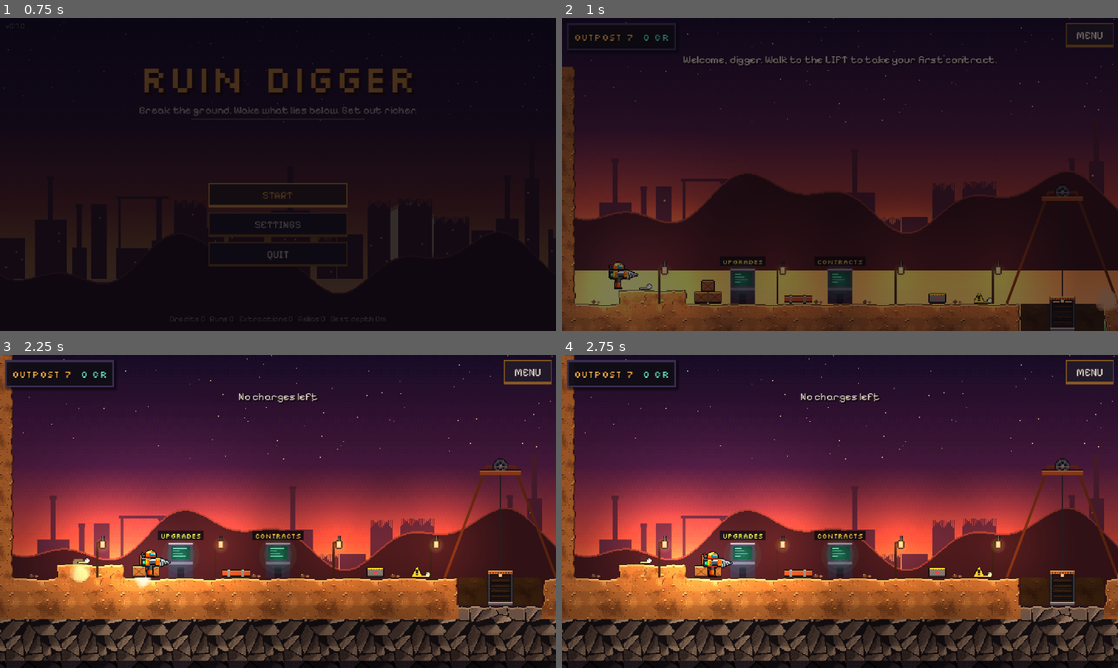
Above: before the commit, frames 1-4 (two rows, left to right).
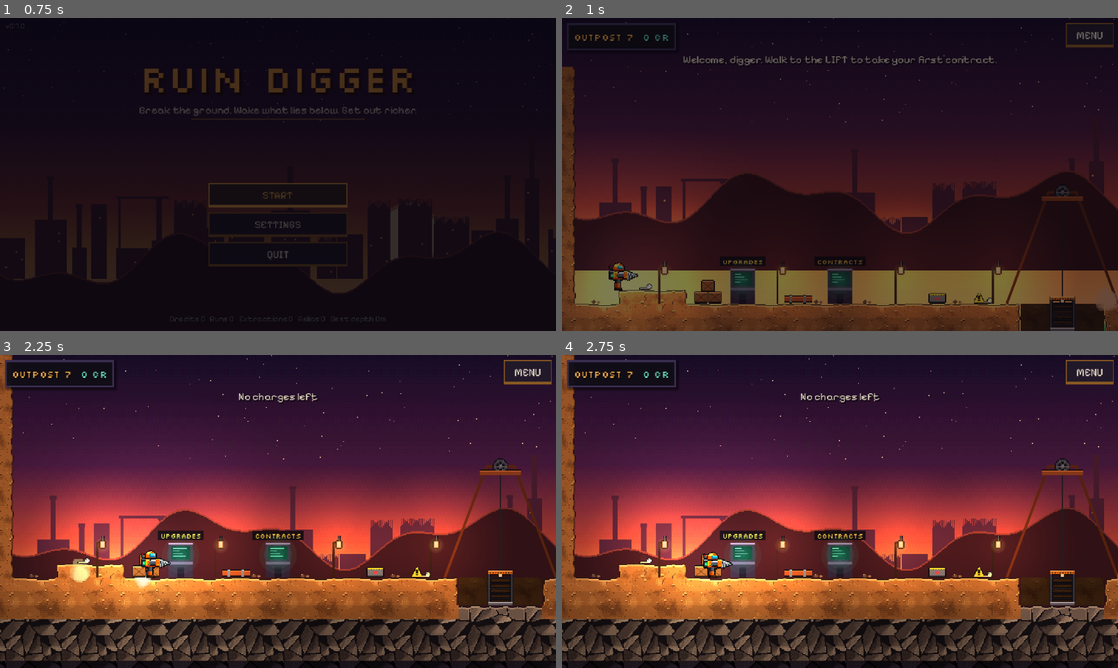
Above: after the commit, the same moments.

Repository: narmanb/ruindigger
Game: Godot game, scene res://src/main.tscn
Same seed, same stepped clock (60 frames per second), same inputs: the game is played once before the commit and once after it.
Inputs (mouse positions are in pixels of both pictures, inside the frame that each line leads up to):
- Up to frame 1 (0.75 s): click "START" at 0.5 s
- Up to frame 2 (1 s): no input
- Up to frame 3 (2.25 s): tap Enter (ui_accept) at 1.25 s; move the mouse to (400, 495) at 1.27 s; hold D (move_right) 1.28-2 s; hold J (drill) 1.28-2 s; tap K (charge) at 1.35 s; click (400, 495) at 1.42 s; tap Space (jump) at 1.52 s; drag from (166, 527) to (250, 574) at 2.02 s
- Up to frame 4 (2.75 s): no input

Frame 1 is identical in both runs. In frame 2, 0.1% of the frame differs, in the area x 8-14%, y 77-88%; in frame 3, 0.2%, in the area x 25-31%, y 62-72%; in frame 4, 0.2%.

Commit message:
Plant the digger's feet on the visible rock
Tile tops are rough and corner-rounded (0-4 px below the cell top), so the
sprite floated above the drawn ground. TerrainView.surface_depth reads the
drawn surface from the atlas image; the player sinks its sprites onto the
highest point under its feet while grounded (max 4 px), and eases back in
the air. Collision is unchanged. Fun suite +4 checks.

Co-Authored-By: Claude Opus 5.5 <noreply@anthropic.com>
Claude-Session: https://claude.ai/code/session_0138F4YZBGuyEGS2A96HVeB3

Diff:
--- a/src/autoload/balance.gd
+++ b/src/autoload/balance.gd
@@ -185,6 +185,7 @@
 const SCAFFOLD_CELL_COST := 1
 const SCAFFOLD_MAX_LEN := 120
 const SCAFFOLD_BUILD_RATE := 60.0   # cells per second
+const FOOT_SINK_MAX := 4             # px the sprite may sink onto rough ground
 const CAMERA_LOOK_AHEAD := 0.11     # fraction of the visible width
 const CHARGE_PRICE := 25
 const CHARGES_FREE := 2
--- a/src/player/player.gd
+++ b/src/player/player.gd
@@ -644,6 +644,32 @@
 
 
 # ---------------------------------------------------------------------------
+## The visible ground is rough: lower the sprites onto the rock under the
+## feet (the collider still stands on the cell top). Uses the higher foot.
+var _sink := 0.0
+
+
+func _foot_sink() -> float:
+	if not is_on_floor() or on_ladder or mine == null:
+		return 0.0
+	var view = mine.get("view")
+	if not (view is TerrainView):
+		return 0.0
+	var feet_y := global_position.y + HALF.y + 1.0
+	var cy := int(floor(feet_y / Balance.CELL))
+	# only when the collider really stands on that cell's top
+	if absf(cy * Balance.CELL - (global_position.y + HALF.y)) > 1.5:
+		return 0.0
+	var best := 99
+	for fx in [-3.0, 0.0, 3.0]:
+		var wx: float = global_position.x + fx
+		var c: Vector2i = grid.world_to_cell(Vector2(wx, feet_y))
+		if not grid.is_solid(c.x, c.y):
+			continue
+		best = mini(best, (view as TerrainView).surface_depth(wx, cy))
+	return 0.0 if best == 99 else float(mini(best, Balance.FOOT_SINK_MAX))
+
+
 func _animate(delta: float, ax: float) -> void:
 	_anim_t += delta
 	var anims: Dictionary = meta.get("anims", {})
@@ -677,6 +703,8 @@
 	var vib := Vector2.ZERO
 	if drilling:
 		vib = Vector2(randf_range(-0.6, 0.6), randf_range(-0.5, 0.5)).round()
+	_sink = move_toward(_sink, _foot_sink(), delta * 60.0)
+	vib.y += round(_sink)
 	body_sprite.position = vib
 	# drill arm at the shoulder point of this frame
 	var shoulders: Array = meta.get("shoulders", [])
--- a/src/terrain/terrain_view.gd
+++ b/src/terrain/terrain_view.gd
@@ -264,6 +264,38 @@
 	return Rect2((bi % ATLAS_COLS) * 256 + (t % 16) * C, (bi / ATLAS_COLS) * 256 + (t / 16) * C, C, C)
 
 
+## How far below the top of its cell the drawn surface sits at world x, in
+## pixels, for an exposed solid cell in row `cy` (0 when the cell is not an
+## exposed top). The tiles' top edges are rough and rounded at the corners;
+## the player uses this to plant its feet on the rock you can see. Read from
+## the atlas image itself, so it always matches the art.
+var _atlas_img: Image
+var _depth_cache: Dictionary = {}
+
+
+func surface_depth(wx: float, cy: int) -> int:
+	var x := int(floor(wx / C))
+	if not grid.in_bounds(x, cy) or not grid.is_solid(x, cy) or grid.is_solid(x, cy - 1):
+		return 0
+	var m := grid.get_mat(x, cy)
+	var r := tile_rect(m, grid.get_stratum(x, cy), grid.edge_mask(x, cy), x, cy)
+	var col := clampi(int(wx) - x * int(C), 0, int(C) - 1)
+	var key := Vector2i(int(r.position.x) + col, int(r.position.y))
+	if _depth_cache.has(key):
+		return _depth_cache[key]
+	if _atlas_img == null:
+		_atlas_img = tex_atlas.get_image()
+		if _atlas_img == null:
+			return 0
+		if _atlas_img.is_compressed():
+			_atlas_img.decompress()
+	var d := 0
+	while d < int(C) - 1 and _atlas_img.get_pixel(key.x, key.y + d).a < 0.5:
+		d += 1
+	_depth_cache[key] = d
+	return d
+
+
 func prop_rect(n: String) -> Rect2:
 	var r: Array = props_meta.get(n, [0, 0, 1, 1])
 	return Rect2(r[0], r[1], r[2], r[3])
--- a/tests/fun_pass.gd
+++ b/tests/fun_pass.gd
@@ -17,6 +17,7 @@
 	await modifiers(t)
 	await gadgets(t)
 	await relics(t)
+	await feet(t)
 
 
 static func economy(t: Node) -> void:
@@ -499,3 +500,33 @@
 	await _settle(t)
 	Game.goto("title", true)
 	await _settle(t)
+
+
+static func feet(t: Node) -> void:
+	t.section("feet on the ground")
+	Game.contract = Balance.CONTRACTS[0].duplicate()
+	Game.contract["seed"] = 7
+	await _settle(t)
+	Game.start_run()
+	await _settle(t)
+	await t._frames(60)
+	var mine: Node = Game.current
+	var pl: Player = mine.player
+	var view: TerrainView = mine.view
+	var g: TerrainGrid = mine.grid
+	var cy := int(floor((pl.global_position.y + Player.HALF.y + 1.0) / 16.0))
+	var want := 99
+	for fx in [-3.0, 0.0, 3.0]:
+		var c := g.world_to_cell(Vector2(pl.global_position.x + fx, cy * 16.0 + 1.0))
+		if g.is_solid(c.x, c.y):
+			want = mini(want, view.surface_depth(pl.global_position.x + fx, cy))
+	t.check(pl.is_on_floor() and want >= 0 and want <= Balance.FOOT_SINK_MAX, "the rock under the feet sits %d px below the cell top" % want)
+	t.check(is_equal_approx(pl._sink, float(mini(want, Balance.FOOT_SINK_MAX))) and is_equal_approx(pl.body_sprite.position.y, round(pl._sink)), "the sprite sinks onto the visible rock (%.1f px)" % pl._sink)
+	t.check(view.surface_depth(pl.global_position.x, cy + 1) == 0, "buried cells report no surface")
+	pl.velocity.y = -200.0
+	pl.global_position.y -= 40.0
+	await t._frames(3)
+	t.check(pl._sink < want or want == 0, "in the air the sprite lifts back")
+	await _settle(t)
+	Game.goto("title", true)
+	await _settle(t)
--- a/tests/shot.gd
+++ b/tests/shot.gd
@@ -273,6 +273,9 @@
 		if args["gadget"] != "1":
 			Game.run["loadout"]["active"] = String(args["gadget"])
 		mine.use_gadget(mine.player)
+	if mine and args.has("feet") and frame == target - 1:
+		var pl: Player = mine.player
+		print("FEET bottom=%.2f cell_top=%.2f sink=%.2f floor=%s" % [pl.global_position.y + Player.HALF.y, floor((pl.global_position.y + Player.HALF.y + 1.0) / 16.0) * 16.0, pl._sink, str(pl.is_on_floor())])
 	if mine and args.has("ladder") and frame == target - 30:
 		mine.build_ladder(mine.player)
 	if mine and args.has("layout") and frame == target - 6:
Not shown, changed: CHANGELOG.md
